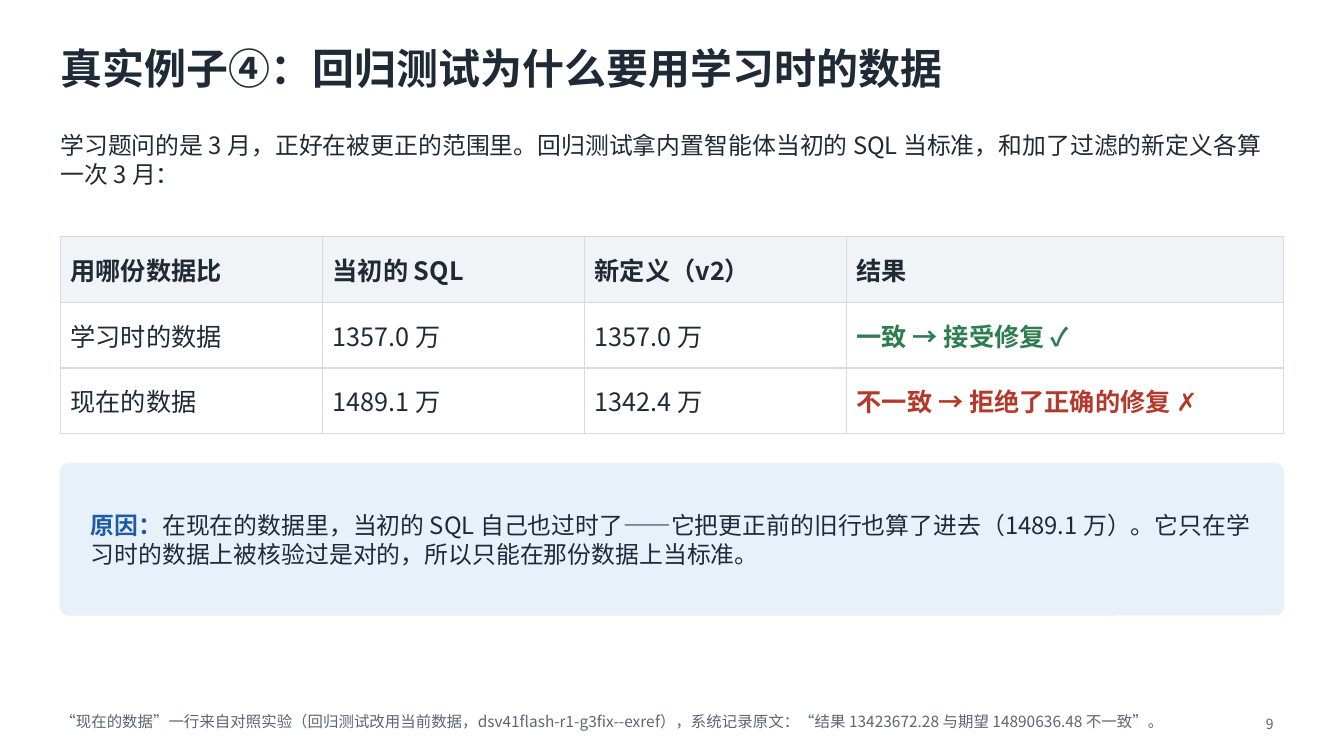
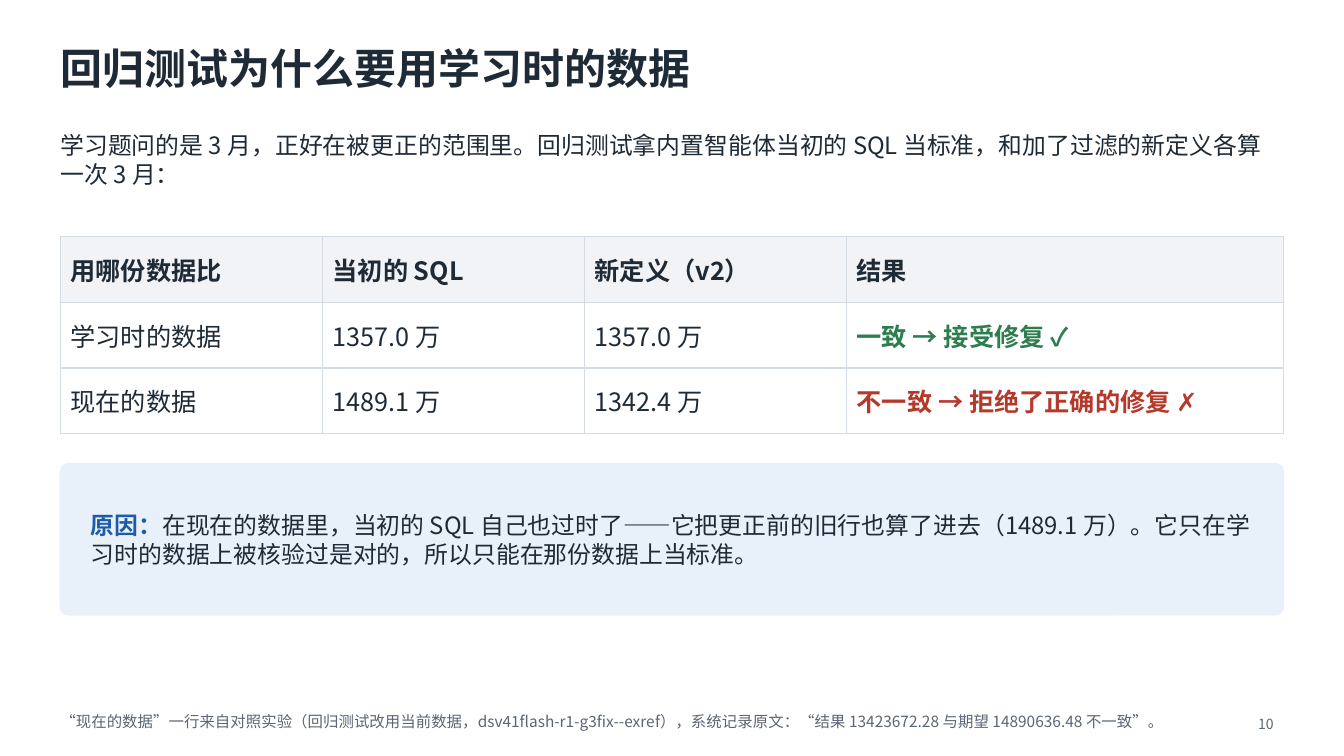
Before and after one commit to mmmttt000045/agent4db-adapter, a slide deck: slide 10 of docs/mavra-system.pptx (slide 9 before the commit). Drawn at 1344x756 pixels with LibreOffice and Linux fonts; fonts in the diff are those of the drawing. Boxes give left, top, right and bottom in pixels: in the first picture for what was removed or moved away, otherwise in the second. Text is boxed around its words. In the diff, an @@ line names an element or a change of style, - is before the commit and + after.

```diff
--- a/docs/mavra-system.pptx
+++ b/docs/mavra-system.pptx
@@ title at (x1=60, y1=48, x2=690, y2=88): text changed @@
-真实例子④：回归测试为什么要用学习时的数据
+回归测试为什么要用学习时的数据
@@ page number at (x1=1258, y1=718, x2=1274, y2=729): text changed @@
-9
+10
```
Also in this commit, not shown: 5 other slides changed, 1 slide added, 3 other files.
